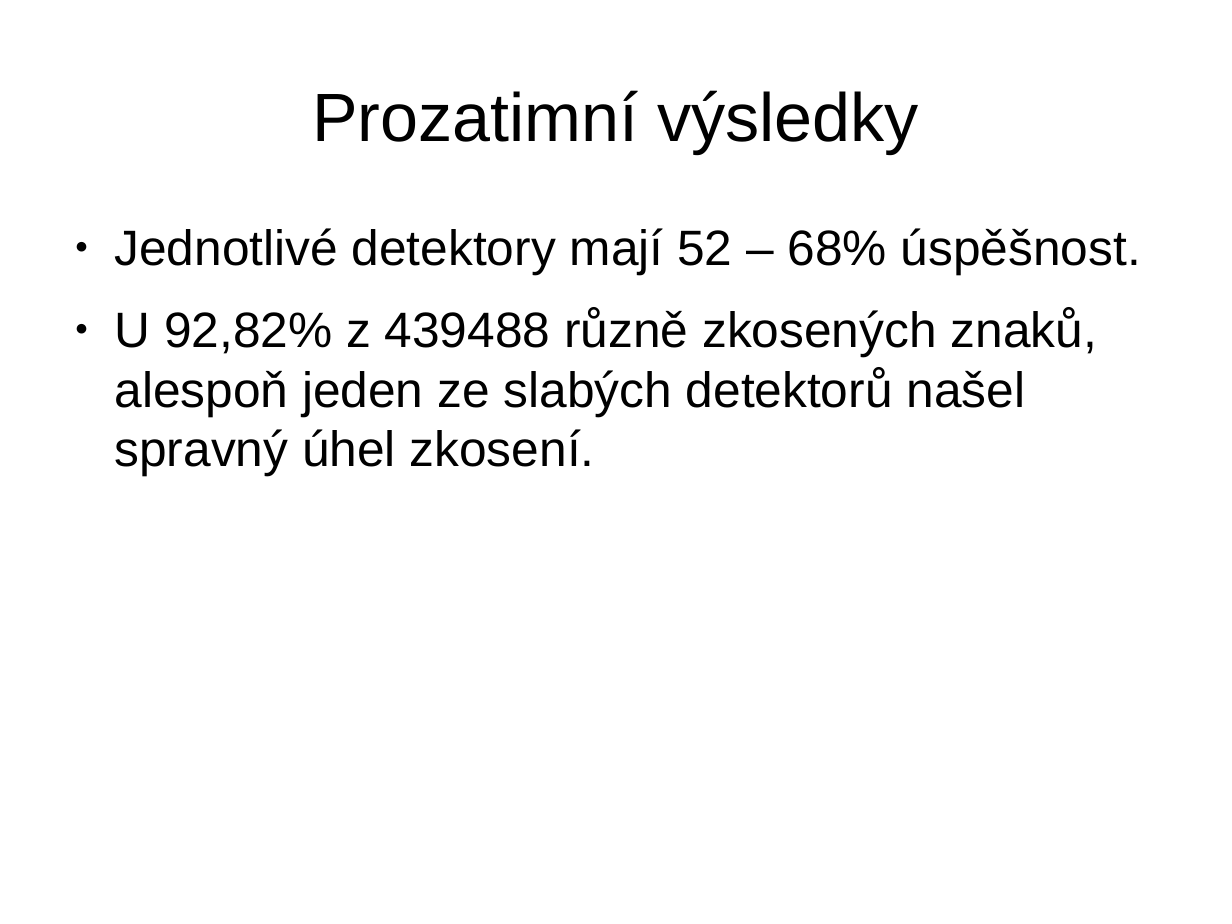
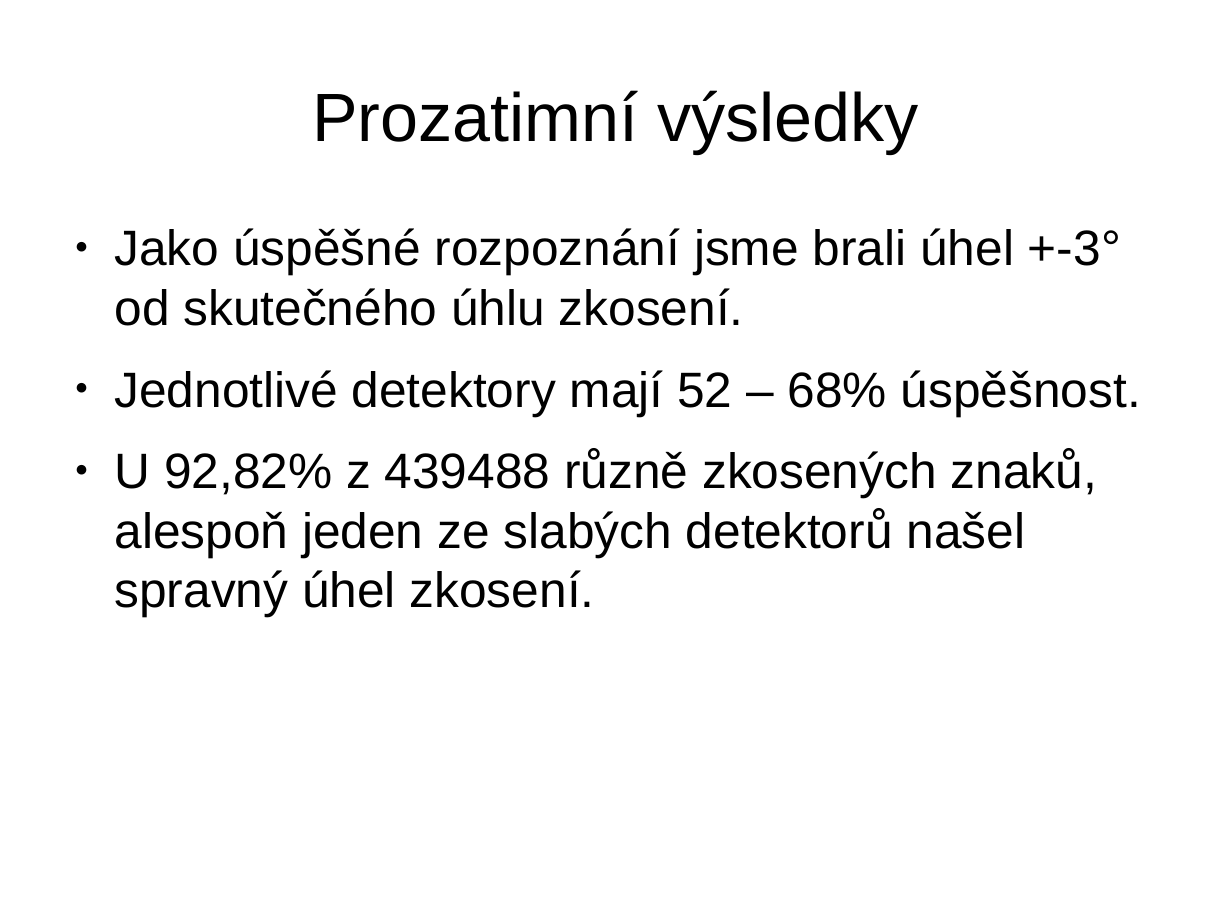
Before and after one commit to MichalBusta/skewDetection, a slide deck: slide 9 of doc/Skew_Detection.odp (slide 10 before the commit). Drawn at 1232x924 pixels with LibreOffice and Linux fonts; fonts in the diff are those of the drawing. Boxes give left, top, right and bottom in pixels: in the first picture for what was removed or moved away, otherwise in the second. Text is boxed around its words. In the diff, an @@ line names an element or a change of style, - is before the commit and + after.

```diff
--- a/doc/Skew_Detection.odp
+++ b/doc/Skew_Detection.odp
@@ text at [114,228,1121,326]: paragraph added @@
+● Jako úspěšné rozpoznání jsme brali úhel +-3° od skutečného úhlu zkosení.
```
Also in this commit, not shown: 6 other slides changed, 1 slide added, 2 slides removed.
